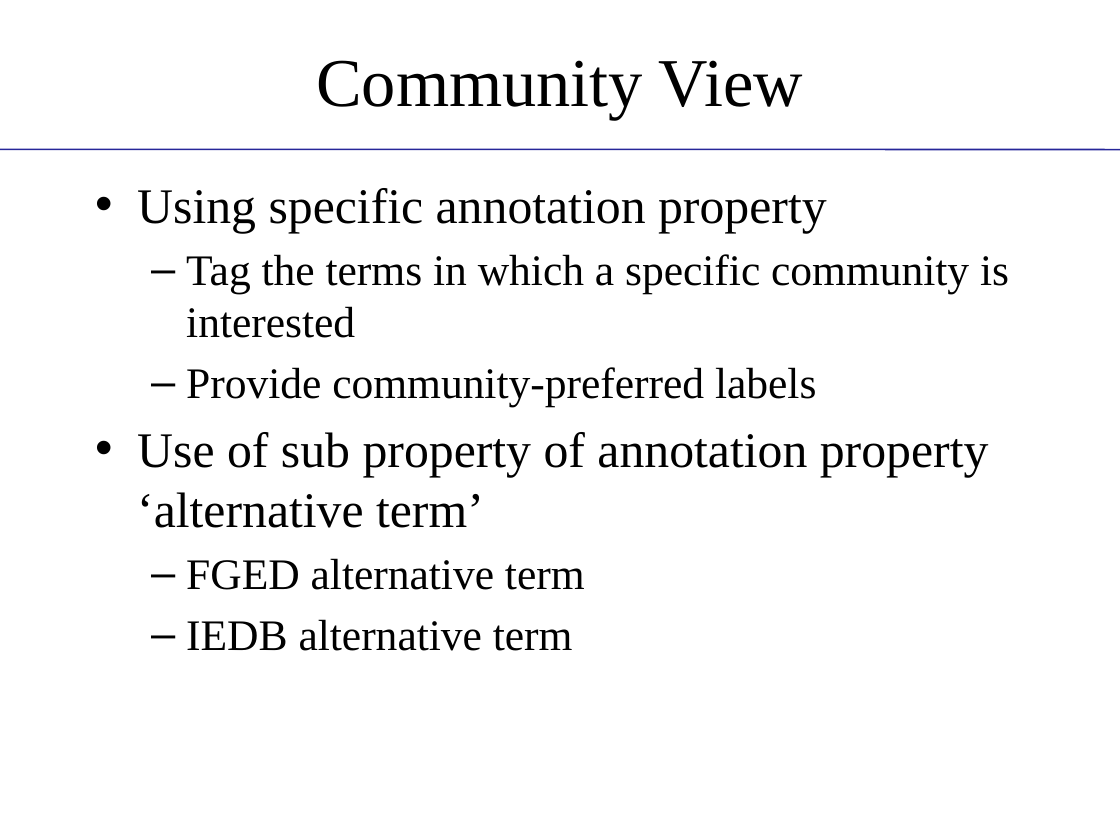
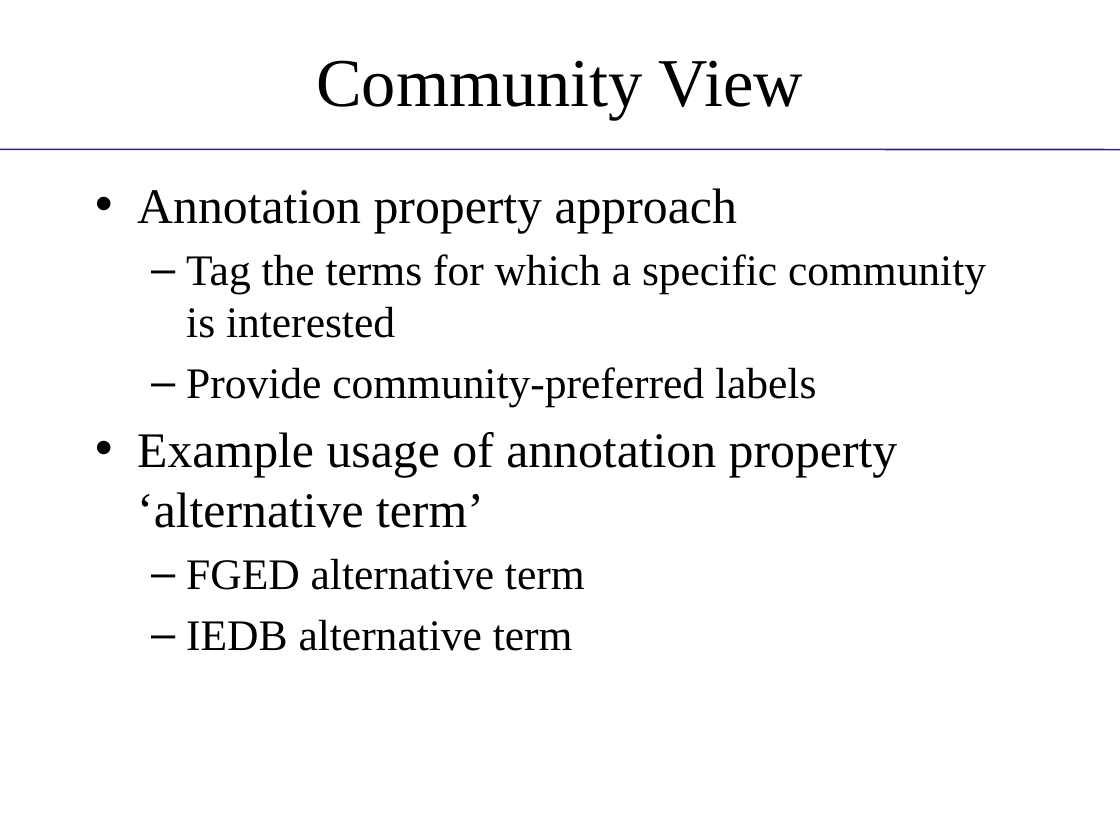
Before and after one commit to obi-ontology/obi-legacy-svn, a slide deck: slide 13 of trunk/docs/presentations/OBI tutorial July 2011 ICBO/MIREOT-View.pptx. Drawn at 1120x840 pixels with LibreOffice and Linux fonts; fonts in the diff are those of the drawing; background and template pictures are left out. Boxes give left, top, right and bottom in pixels: in the first picture for what was removed or moved away, otherwise in the second. Text is boxed around its words. In the diff, an @@ line names an element or a change of style, - is before the commit and + after.

```diff
--- a/trunk/docs/presentations/OBI tutorial July 2011 ICBO/MIREOT-View.pptx
+++ b/trunk/docs/presentations/OBI tutorial July 2011 ICBO/MIREOT-View.pptx
@@ text at <box>137,188,986,338</box>: text changed @@
-• Using specific annotation property
-  – Tag the terms in which a specific community is interested
+• Annotation property approach
+  – Tag the terms for which a specific community is interested
@@ text at <box>137,432,898,528</box>: text changed @@
-• Use of sub property of annotation property ‘alternative term’
+• Example usage of annotation property ‘alternative term’
```
Also in this commit, not shown: 9 other slides changed.
